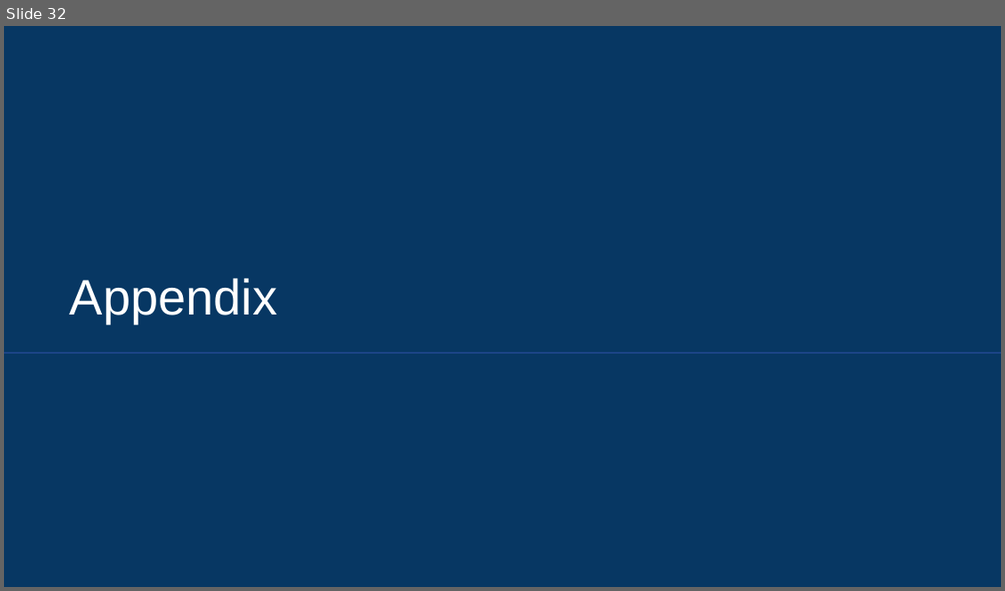
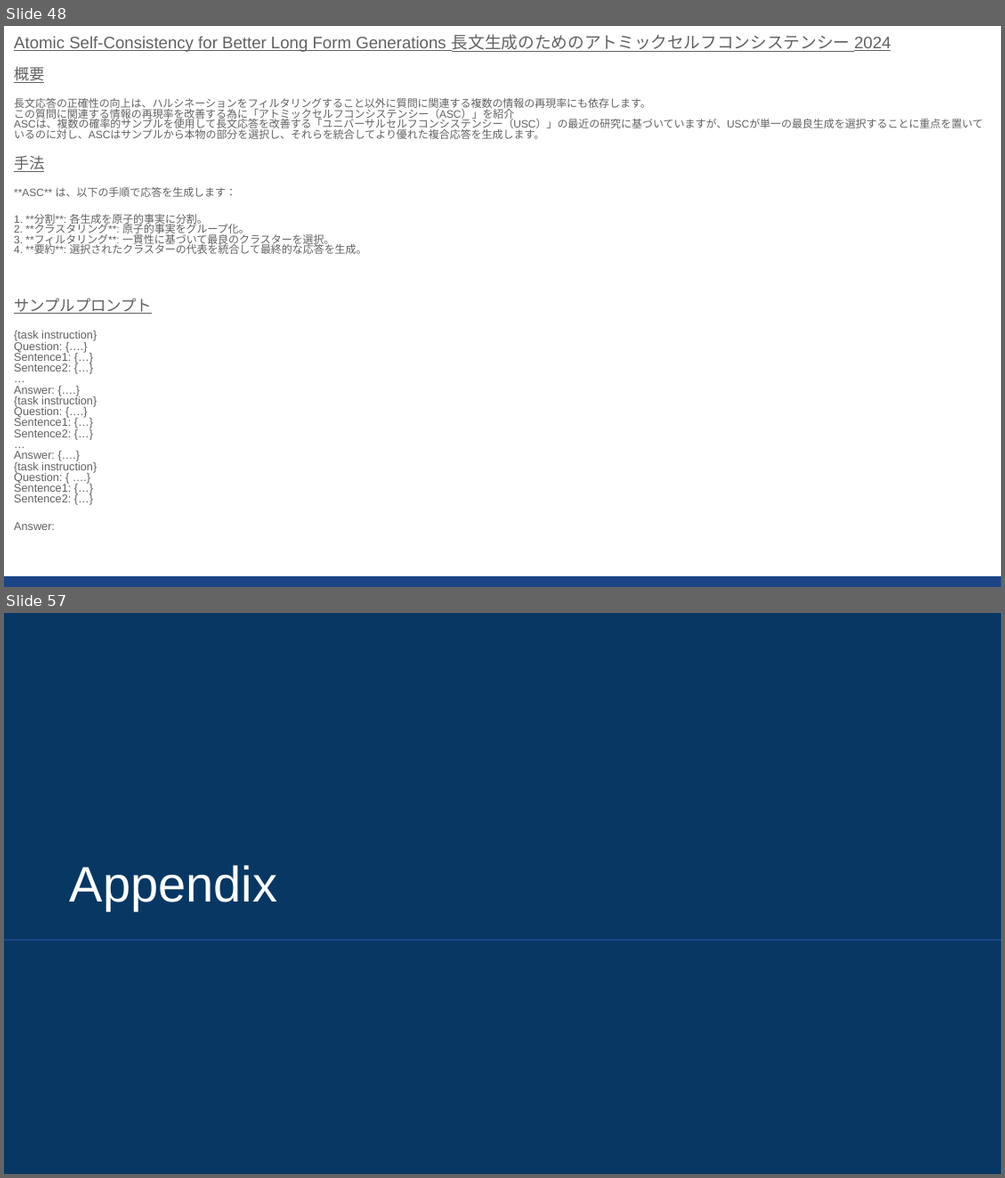
Before and after one commit to sekihan02/code_sundbox, a slide deck: 2024_LLM論文要約_5.pptx. Shown one above the other, each under a label of ours: slide 32 before the commit, slides 48 and 57 after it; the slides between them are not shown. The pictures are 1005x591 and 1005x1178 pixels, drawn with LibreOffice and Linux fonts; fonts in the diff are those of the drawing. Boxes give left, top, right and bottom in pixels: in the first picture for what was removed or moved away, otherwise in the second. Text is boxed around its words. In the diff, an @@ line names an element or a change of style, - is before the commit and + after.

```diff
--- a/2024_LLM論文要約_5.pptx
+++ b/2024_LLM論文要約_5.pptx
@@ slide 48 added at box(4, 26, 1001, 587), background #FFFFFF @@
@@ text added at box(14, 34, 983, 530), 7.6 pt, text #616161 @@
+Atomic Self-Consistency for Better Long Form Generations 長文生成のためのアトミックセルフコンシステンシー 2024
+概要
+長文応答の正確性の向上は、ハルシネーションをフィルタリングすること以外に質問に関連する複数の情報の再現率にも依存します。
+この質問に関連する情報の再現率を改善する為に「アトミックセルフコンシステンシー（ASC）」を紹介
+ASCは、複数の確率的サンプルを使用して長文応答を改善する「ユニバーサルセルフコンシステンシー（USC）」の最近の研究に基づいていますが、USCが単一の最良生成を選択することに重点を置いているのに対し、ASCはサンプルから本物の部分を選択し、それらを統合してより優れた複合応答を生成します。
+手法
+**ASC** は、以下の手順で応答を生成します：
+1. **分割**: 各生成を原子的事実に分割。
+2. **クラスタリング**: 原子的事実をグループ化。
+3. **フィルタリング**: 一貫性に基づいて最良のクラスターを選択。
+4. **要約**: 選択されたクラスターの代表を統合して最終的な応答を生成。
+サンプルプロンプト
+{task instruction}
+Question: {….}
+Sentence1: {…}
+Sentence2: {…}
+…
+Answer: {….}
+{task instruction}
+Question: {….}
+Sentence1: {…}
+Sentence2: {…}
+…
+Answer: {….}
+{task instruction}
+Question: { ….}
+Sentence1: {…}
+Sentence2: {…}
+Answer:
@@ rectangle added at box(4, 576, 1001, 587), fill #1C4587 @@
@@ what was slide 32 is now slide 57 @@
```
Also in this commit, not shown: 1 slide changed, 24 other slides added, 1 other file.
